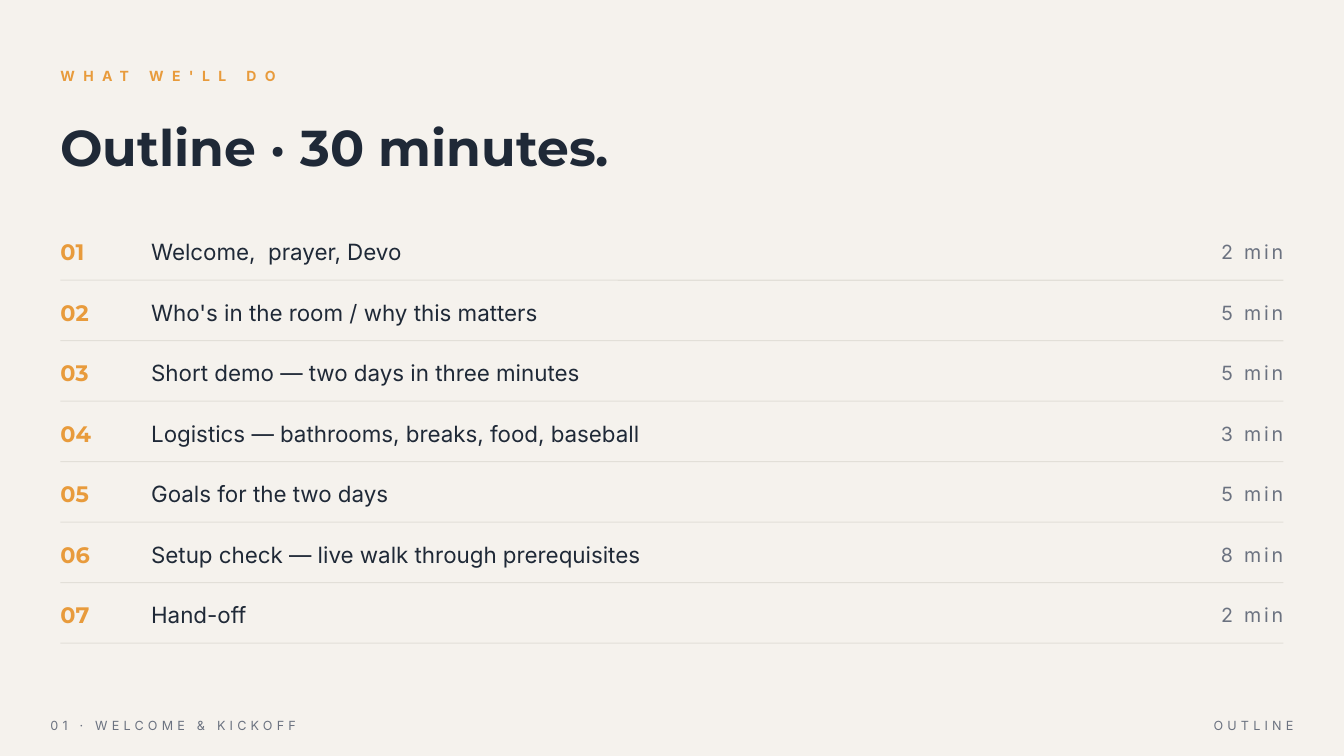
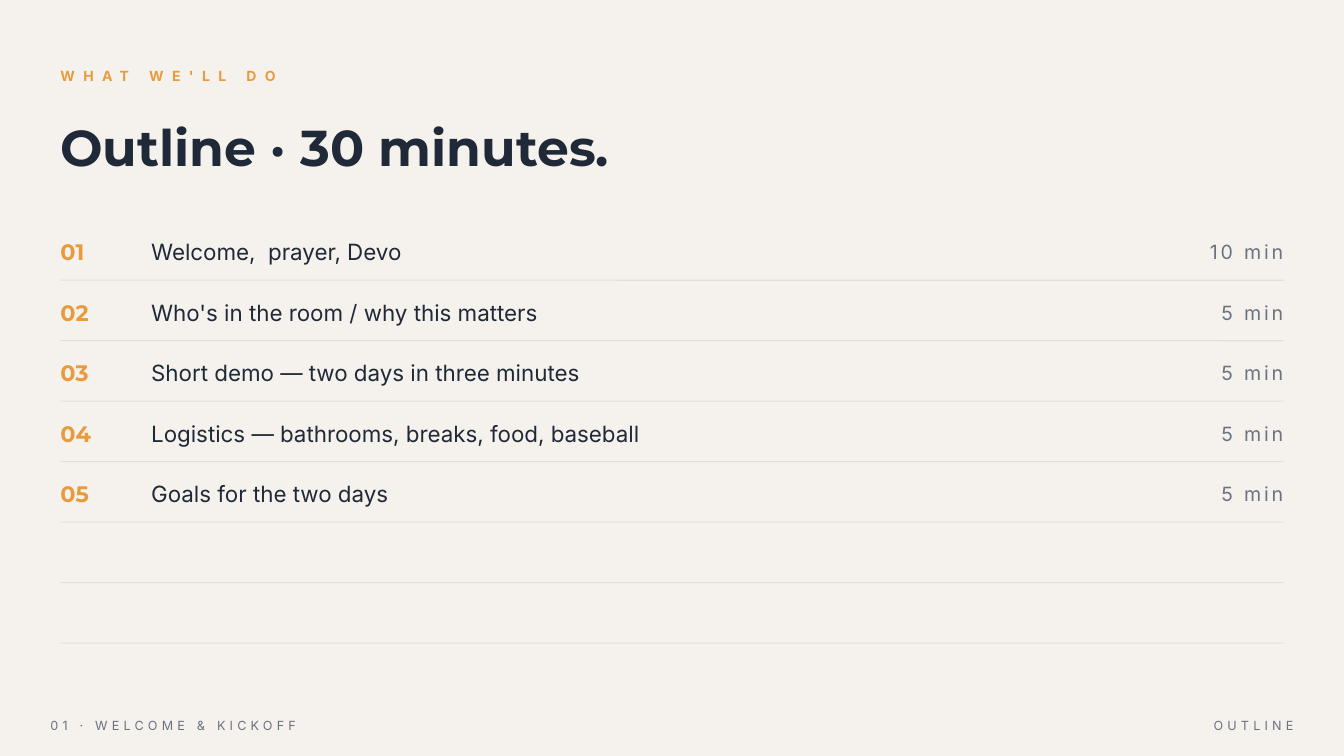
Before and after one commit to chriskehayias/ContextEngineering, a slide deck: slide 5 of schedule/01-welcome-kickoff/01-welcome-kickoff.pptx. Drawn at 1344x756 pixels with LibreOffice and Linux fonts; fonts in the diff are those of the drawing. Boxes give left, top, right and bottom in pixels: in the first picture for what was removed or moved away, otherwise in the second. Text is boxed around its words. In the diff, an @@ line names an element or a change of style, - is before the commit and + after.

```diff
--- a/schedule/01-welcome-kickoff/01-welcome-kickoff.pptx
+++ b/schedule/01-welcome-kickoff/01-welcome-kickoff.pptx
@@ text at [1210,244,1283,259]: text changed @@
-2 min
+10 min
@@ text at [1221,426,1283,441]: text changed @@
-3 min
+5 min
@@ text removed at [60,547,89,564] @@
-06
@@ text removed at [151,546,640,568] @@
-Setup check — live walk through prerequisites
@@ text removed at [1221,547,1283,562] @@
-8 min
@@ text removed at [60,607,89,623] @@
-07
@@ text removed at [151,606,246,624] @@
-Hand-off
@@ text removed at [1221,607,1283,622] @@
-2 min
```
Also in this commit, not shown: 3 other slides changed, 4 other files.
